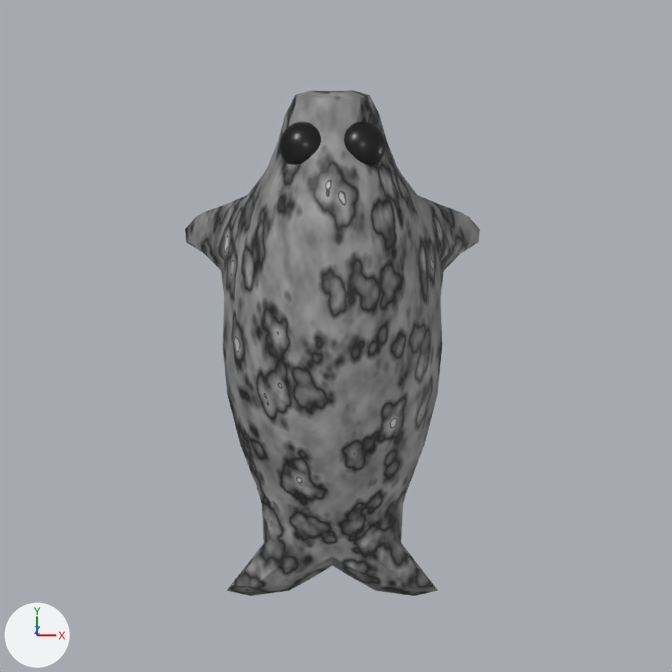
Two versions of the Blender file assets/Models.blend, one commit apart.
Before and after are seen from the file's camera 'Camera.003'. Arrows for +X, +Y and +Z are at lower left; the lights stay in place.
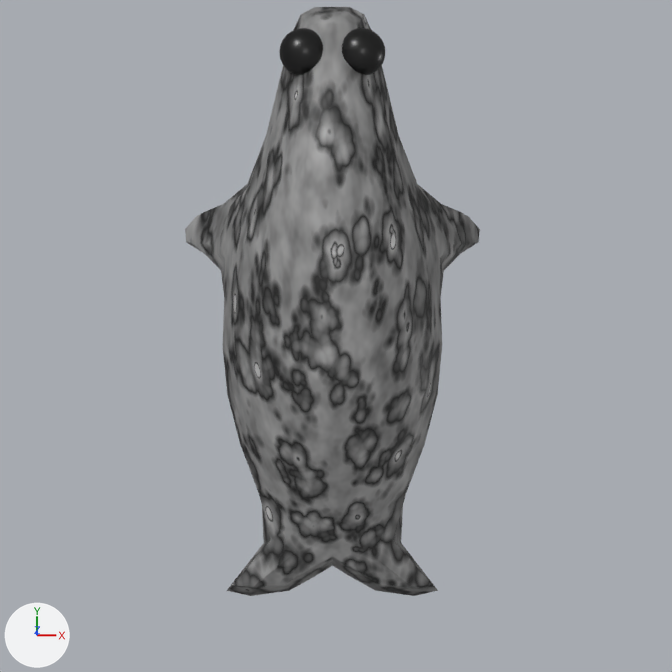
The newer file adds a shape key; the second version is drawn at full value of the shape key 'Nobite' of 'Cube.002', and the change is written as the vertex moves it makes.

What differs and where, as boxes [x1, y1, x2, y2] in the pictures (672 x 672 px; the box of a moved part takes in the faces that stretch with it):
```json
{"object": "Cube.002", "change": "reshaped", "before": [185, 90, 480, 596], "after": [185, 7, 480, 596], "on screen": "16% taller"}
{"object": "Sphere", "change": "deleted", "before": [279, 121, 386, 165], "on screen": "black"}
{"part": 1, "of": "me_cube", "change": "added", "after": [342, 28, 385, 75], "on screen": "black"}
{"part": 2, "of": "me_cube", "change": "added", "after": [280, 28, 323, 75], "on screen": "black"}
{"part": 3, "of": "me_cube", "change": "moved or reshaped", "before": [205, 90, 459, 254], "after": [205, 7, 460, 254]}
```

Edits to the scene script, one JSON object a line:
```json
{"block": "me_cube", "where": "# used by ob_cube_002; location = (-0.342, 0.975, 0.428); scale = (0.9, 0.9, 0.9)"}
{"op": "remove", "block": "me_cube", "code": "me_cube.from_pydata(...)  # 290 vertices, 288 faces; spans x -0.263..0.263, y -0.43..0.434, z -0.209..0.182"}
{"op": "add", "block": "me_cube", "code": "me_cube.from_pydata(...)  # 4262 vertices, 4256 faces; spans x -0.263..0.263, y -0.43..0.591, z -0.209..0.182"}
{"block": "me_cube", "change": "me_cube part 1: a new loose piece of 1986 vertices spanning x 0.008..0.095, y 0.456..0.543, z 0.086..0.173, in mat_eyeball (black #000000)"}
{"block": "me_cube", "change": "me_cube part 2: a new loose piece of 1986 vertices spanning x -0.095..-0.008, y 0.456..0.543, z 0.086..0.173, in mat_eyeball (black #000000)"}
{"block": "me_cube", "change": "me_cube part 3"}
{"block": "me_cube", "change": "109 vertices are removed from x -0.21..0.21, y 0.213..0.434, z -0.15..0.182"}
{"block": "me_cube", "change": "124 faces are deleted"}
{"block": "me_cube", "change": "109 vertices are added at x -0.21..0.21, y 0.216..0.591, z -0.15..0.182"}
{"block": "me_cube", "change": "124 new faces join them, mat_yo"}
{"op": "add", "block": "me_cube", "code": "me_cube.materials.append(mat_eyeball)  # black #000000"}
{"op": "remove", "block": "ob_sphere", "code": ["ob_sphere = bpy.data.objects.new('Sphere', me_sphere_001)", "ob_sphere.parent = ob_cube_002", "ob_sphere.matrix_parent_inverse = Matrix(((1.06, 0.0, 0.0, 0.363), (0.0, 1.06, 0.0, -1.033), (0.0, 0.0, 1.06, -0.491), (0.0, 0.0, 0.0, 1.0)))", "ob_sphere.location = (-0.294, 1.286, 0.586)", "ob_sphere.scale = (0.0413, 0.0413, 0.0413)", "_m = ob_sphere.modifiers.new('Mirror', 'MIRROR')", "_m.mirror_object = ob_cube_002"]}
```
